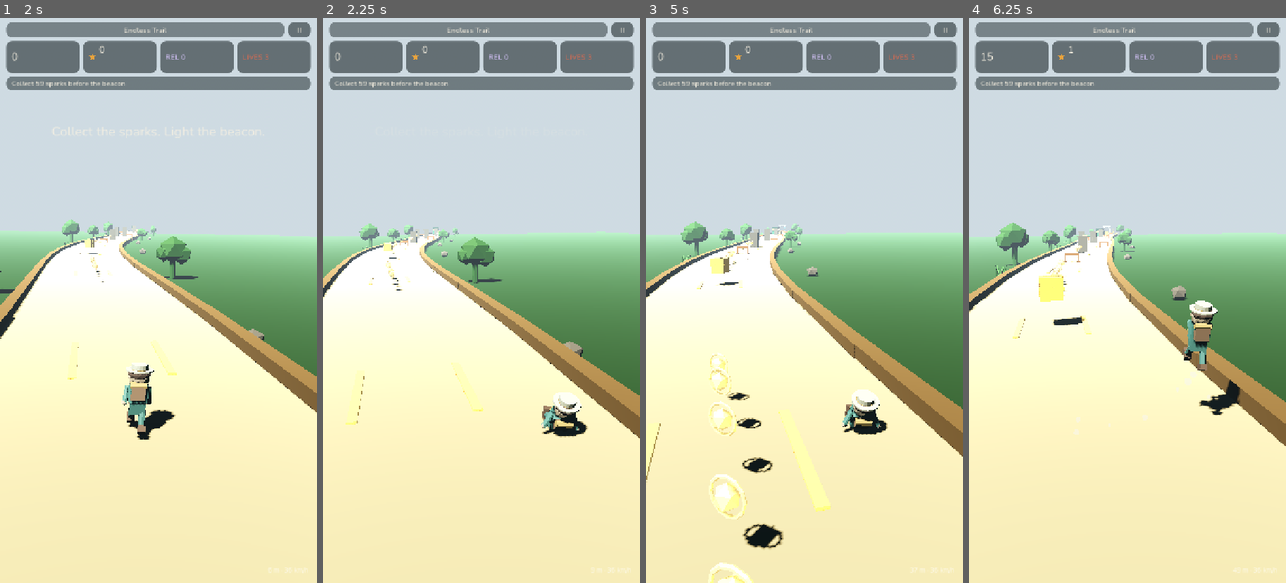
Above: before the commit, frames 1-4 (left to right).
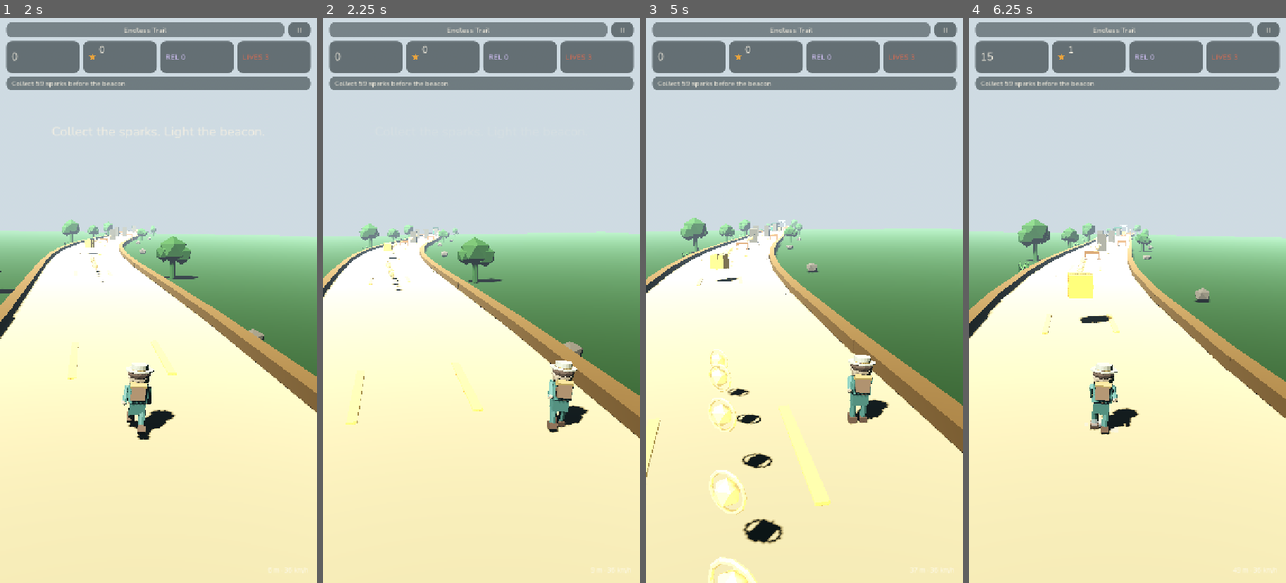
Above: after the commit, the same moments.

Repository: jd4rider/trailblazer-dash
Game: Godot game, scene res://Scenes/Main.tscn
Same seed, same stepped clock (60 frames per second), same inputs: the game is played once before the commit and once after it.
Inputs (mouse positions are in pixels of both pictures, inside the frame that each line leads up to):
- Up to frame 1 (2 s): click "ENDLESS TRAIL" at 0.5 s; click "START RUNNING" at 1.25 s
- Up to frame 2 (2.25 s): tap Enter (ui_accept) at 2 s; move the mouse to (551, 272) at 2.02 s; hold Right (move_right) from 2.03 s (still down); hold Down (slide) from 2.03 s (still down); click (551, 272) at 2.17 s
- Up to frame 3 (5 s): tap Space (jump) at 2.27, 2.57 s; tap Enter (ui_accept) at 2.3 s; release Right (move_right) at 2.75 s; release Down (slide) at 2.75 s; drag from (741, 328) to (788, 413) at 2.77 s; move the mouse to (836, 176) at 3.52 s; hold Right (move_right) 3.53-4.25 s; hold Space (jump) 3.53-4.25 s; click (836, 176) at 3.67 s; tap Down (slide) at 3.8 s; drag from (788, 413) to (709, 215) at 4.27 s
- Up to frame 4 (6.25 s): move the mouse to (1222, 385) at 5.02 s; hold Left (move_left) 5.03-5.75 s; hold Enter (ui_accept) 5.03-5.75 s; click (1222, 385) at 5.17 s; tap Space (jump) at 5.27, 5.3, 5.57 s; drag from (1032, 215) to (1079, 159) at 5.77 s

Frame 1 is identical in both runs. In frame 2, 1.2% of the frame differs, in the area x 68-84%, y 60-75%; in frame 3, 6.9%; in frame 4, 11%, in the area x 0-100%, y 35-76%.

Commit message:
Make one swipe mean one lane change
One continuous drag fired a new lane change every 38 px and a flick that
had already moved the runner could also jump when the thumb lifted, so the
controls felt out of control. The gesture is now consumed by its first
action, the axis is locked once per gesture, and lane changes, jumps and
slides are refused while he is still crossing to a lane.

Also un-nests the HUD flash label, which was being added by every call of
the pointer pass-through helper (31 duplicate-parent errors per run).

Diff:
--- a/Scripts/Run.gd
+++ b/Scripts/Run.gd
@@ -40,6 +40,10 @@
 var _pointer_down := false
 var _pointer_start := Vector2.ZERO
 var _pointer_ms := 0
+## One gesture performs one action. Without this a single long drag chained a
+## lane change every 38 px and the runner felt wildly out of control.
+var _gesture_consumed := false
+var _gesture_axis := ""
 var _last_touch_ms := -1000
 var _tutorial_seen := false
 
@@ -716,35 +720,58 @@
 		_pointer_down = true
 		_pointer_start = position
 		_pointer_ms = Time.get_ticks_msec()
+		_gesture_consumed = false
+		_gesture_axis = ""
 		return
 	if not _pointer_down:
 		return
 	_pointer_down = false
+	_gesture_axis = ""
+	# A swipe that already moved him must not also jump when the thumb lifts.
+	if _gesture_consumed:
+		_gesture_consumed = false
+		return
 	var delta := position - _pointer_start
-	if delta.length() < 26.0 and Time.get_ticks_msec() - _pointer_ms < 300:
+	if delta.length() < Playfield.TAP_SLOP and Time.get_ticks_msec() - _pointer_ms < 260:
 		player.call("jump")
-	else:
-		_swipe(delta)
+		return
+	# Some browsers deliver only the release, so a long, clean release still
+	# counts as one swipe.
+	_swipe(delta, _axis_of(delta))
 
 
 func _pointer_move(position: Vector2) -> void:
-	if not _pointer_down:
+	if not _pointer_down or _gesture_consumed:
 		return
 	var delta := position - _pointer_start
 	if delta.length() < Playfield.SWIPE_THRESHOLD:
 		return
-	_swipe(delta)
-	# Continue from here: one long drag can cross two lanes.
-	_pointer_start = position
-
-
-func _swipe(delta: Vector2) -> void:
-	if absf(delta.x) > absf(delta.y) * 0.85:
+	# Lock the axis once per gesture. On an ambiguous diagonal nothing happens
+	# yet: the next drag event decides rather than guessing and doing both.
+	var axis := _axis_of(delta)
+	if axis.is_empty():
+		return
+	_gesture_consumed = true
+	_gesture_axis = axis
+	_swipe(delta, axis)
+
+
+func _axis_of(delta: Vector2) -> String:
+	if absf(delta.x) >= absf(delta.y) * Playfield.SWIPE_AXIS_RATIO:
+		return "x"
+	if absf(delta.y) >= absf(delta.x) * Playfield.SWIPE_AXIS_RATIO:
+		return "y"
+	return ""
+
+
+func _swipe(delta: Vector2, axis: String) -> void:
+	if axis == "x":
 		_move(1 if delta.x > 0.0 else -1)
-	elif delta.y < 0.0:
-		player.call("jump")
-	else:
-		player.call("slide")
+	elif axis == "y":
+		if delta.y < 0.0:
+			player.call("jump")
+		else:
+			player.call("slide")
 
 
 func _move(direction: int) -> void:
--- a/Scripts/UI/RunHUD.gd
+++ b/Scripts/UI/RunHUD.gd
@@ -138,6 +138,9 @@
 	_flash.offset_top = 236
 	_flash.offset_bottom = 300
 	_flash.autowrap_mode = TextServer.AUTOWRAP_OFF
+	_flash.modulate.a = 0.0
+	_flash.mouse_filter = Control.MOUSE_FILTER_IGNORE
+	add_child(_flash)
 	# Any non-button Control left on the default mouse filter silently swallows
 	# swipes over the playfield, so the whole HUD is made click-through.
 	_ignore_pointer(self)
@@ -148,9 +151,6 @@
 		if child is Control and not (child is BaseButton):
 			(child as Control).mouse_filter = Control.MOUSE_FILTER_IGNORE
 		_ignore_pointer(child)
-	_flash.modulate.a = 0.0
-	_flash.mouse_filter = Control.MOUSE_FILTER_IGNORE
-	add_child(_flash)
 
 
 func set_objective(level: Dictionary) -> void:
--- a/Scripts/World/Playfield.gd
+++ b/Scripts/World/Playfield.gd
@@ -28,7 +28,13 @@
 const CAMERA_SPEED_FOV := 78.0
 
 ## A finger has to travel this far before it counts as a swipe rather than a tap.
-const SWIPE_THRESHOLD := 38.0
+## Too low and a normal thumb wobble reads as a flick.
+const SWIPE_THRESHOLD := 48.0
+## A drag counts as horizontal only when it is clearly wider than it is tall, so
+## a diagonal flick cannot both change lane and jump.
+const SWIPE_AXIS_RATIO := 1.35
+## Movement under this is a tap (jump), not a swipe.
+const TAP_SLOP := 24.0
 
 
 static func lane_x(lane: int) -> float:
--- a/Scripts/World/RunnerPlayer.gd
+++ b/Scripts/World/RunnerPlayer.gd
@@ -231,7 +231,16 @@
 	anim.speed_scale = speed_scale
 
 
+## True while he is still sliding across to his chosen lane. Lane changes, jumps
+## and slides are all refused during that window: it keeps a fast player to one
+## lane per swipe and stops a jump firing out of a hop.
+func is_changing_lane() -> bool:
+	return absf(_target_x - x) > 0.12
+
+
 func move_lane(direction: int) -> bool:
+	if is_changing_lane():
+		return false
 	var next := clampi(lane + direction, -1, 1)
 	if next == lane:
 		return false
@@ -241,7 +250,7 @@
 
 
 func jump() -> bool:
-	if not active:
+	if not active or is_changing_lane():
 		return false
 	if not airborne:
 		vy = Playfield.JUMP_VELOCITY
@@ -261,7 +270,7 @@
 
 
 func slide() -> bool:
-	if not active or sliding:
+	if not active or sliding or is_changing_lane():
 		return false
 	if airborne:
 		# Land fast, then slide: keeps input forgiving without teleporting.
--- a/Tests/HeadlessTests.gd
+++ b/Tests/HeadlessTests.gd
@@ -171,6 +171,8 @@
 	check(gaps > 0, "pits are placed on some levels")
 	check(Playfield.LANE_WIDTH >= 2.8, "lanes are wide enough for three columns")
 	check(Playfield.TRACK_WIDTH >= Playfield.LANE_WIDTH * 3.0, "the deck spans all three lanes")
+	check(Playfield.SWIPE_THRESHOLD >= 44.0, "the swipe threshold is not twitchy")
+	check(Playfield.SWIPE_AXIS_RATIO > 1.0, "a swipe locks to one axis")
 
 
 func _test_save() -> void:
@@ -190,6 +192,13 @@
 		check(PowerUps.display_name(id) != id, "power-up %s has a display name" % id)
 
 
+func _settle_lane(run: Node, runner: Node) -> void:
+	for i in range(90):
+		if not bool(runner.call("is_changing_lane")):
+			return
+		await get_tree().physics_frame
+
+
 func _test_run_scene(mode: String, level_id: int) -> void:
 	var packed: PackedScene = load("res://Scenes/Run.tscn")
 	check(packed != null, "run scene loads")
@@ -236,17 +245,44 @@
 	var blockers := _pointer_blockers(hud, Vector2(view_size.x * 0.5, view_size.y * 0.66))
 	check(blockers.is_empty(), "%s HUD lets swipes through (%s)" % [mode, ", ".join(blockers)])
 	check(not bool(runner.get("airborne")), "%s runner starts grounded" % mode)
+	# One gesture, one lane.
 	run.call("_pointer", Vector2(220.0, 620.0), true, true)
 	run.call("_pointer_move", Vector2(130.0, 618.0))
 	await get_tree().physics_frame
 	check(int(runner.get("lane")) == -1, "%s swipe left changes lane" % mode)
+	# A single continuous drag used to chain a lane change every 38 px.
+	for step in range(8):
+		run.call("_pointer_move", Vector2(130.0 + 40.0 * (step + 1), 618.0))
+	check(int(runner.get("lane")) == -1, "%s a long drag moves only one lane" % mode)
+	run.call("_pointer", Vector2(450.0, 618.0), false, true)
+	await _settle_lane(run, runner)
+	# Flicking up mid-hop must not fire a jump.
+	run.call("_pointer", Vector2(220.0, 620.0), true, true)
+	run.call("_pointer_move", Vector2(300.0, 619.0))
+	run.call("_pointer", Vector2(300.0, 619.0), false, true)
+	run.call("_pointer", Vector2(220.0, 620.0), true, true)
+	run.call("_pointer_move", Vector2(222.0, 500.0))
+	check(not bool(runner.get("airborne")), "%s cannot jump while changing lane" % mode)
+	run.call("_pointer", Vector2(222.0, 500.0), false, true)
+	await _settle_lane(run, runner)
+	check(int(runner.get("lane")) == 0, "%s swipe right returns to the centre" % mode)
+	# An ambiguous diagonal does nothing rather than guessing.
+	run.call("_pointer", Vector2(220.0, 620.0), true, true)
+	run.call("_pointer_move", Vector2(260.0, 582.0))
+	await get_tree().physics_frame
+	check(int(runner.get("lane")) == 0 and not bool(runner.get("airborne")), "%s diagonal drag does nothing" % mode)
+	run.call("_pointer", Vector2(260.0, 582.0), false, true)
+	await _settle_lane(run, runner)
+	# Up jumps, once the hop has settled.
 	run.call("_pointer", Vector2(220.0, 620.0), true, true)
 	run.call("_pointer_move", Vector2(222.0, 500.0))
 	check(bool(runner.get("airborne")), "%s swipe up jumps" % mode)
+	run.call("_pointer", Vector2(222.0, 500.0), false, true)
 	await get_tree().physics_frame
 	run.call("_pointer", Vector2(220.0, 620.0), true, true)
 	run.call("_pointer_move", Vector2(230.0, 730.0))
 	check(bool(runner.get("sliding")), "%s swipe down slides" % mode)
+	run.call("_pointer", Vector2(230.0, 730.0), false, true)
 	var world_x := float(runner.get("position").x)
 	check(is_finite(world_x), "%s runner world position is finite" % mode)
 	run.queue_free()
